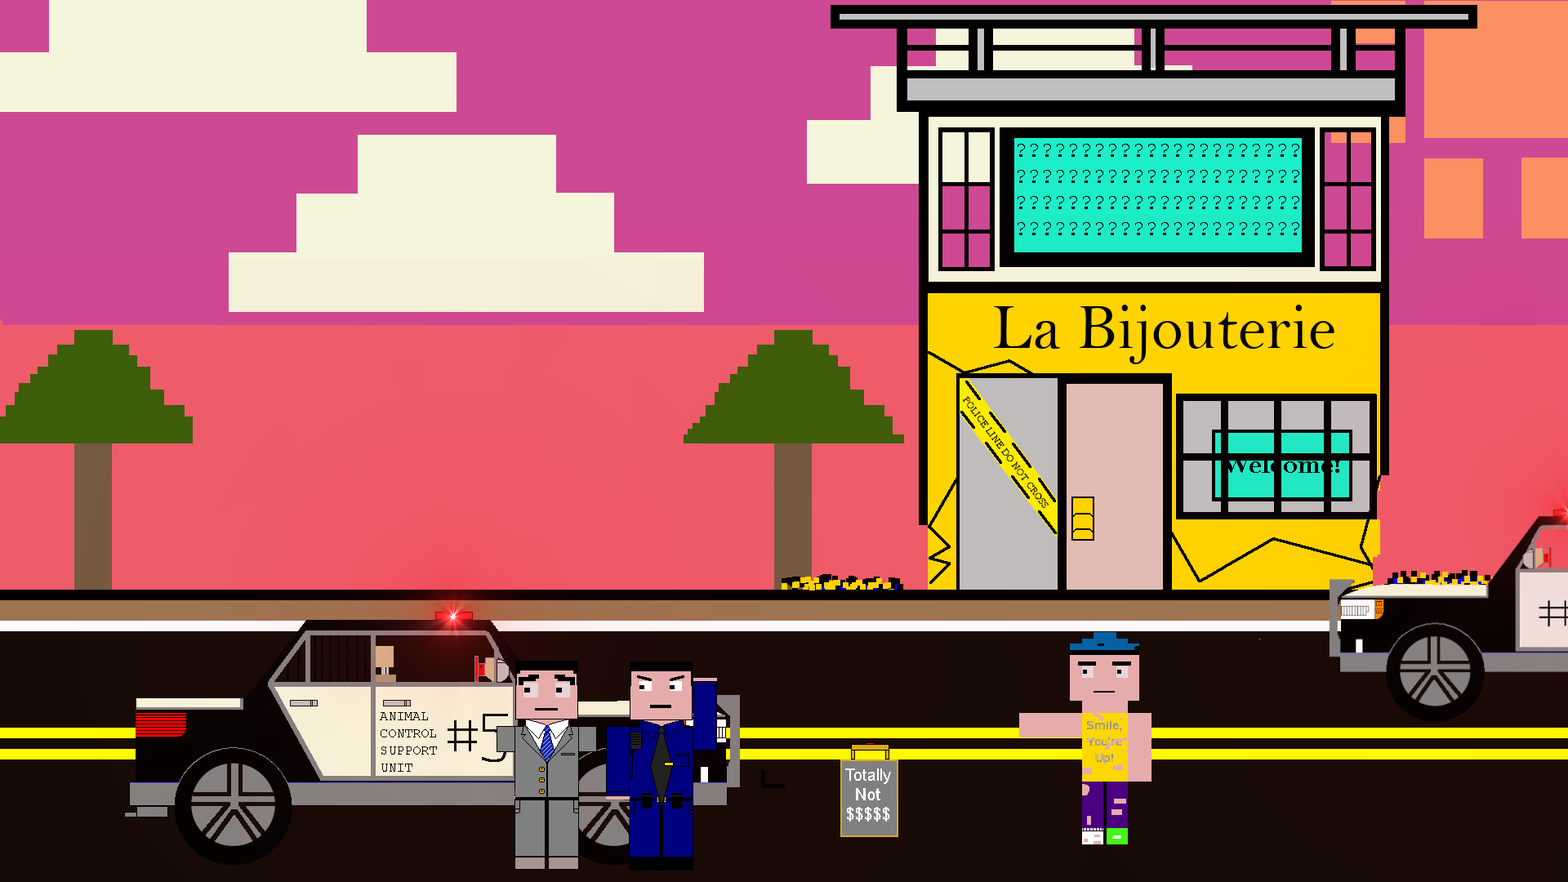
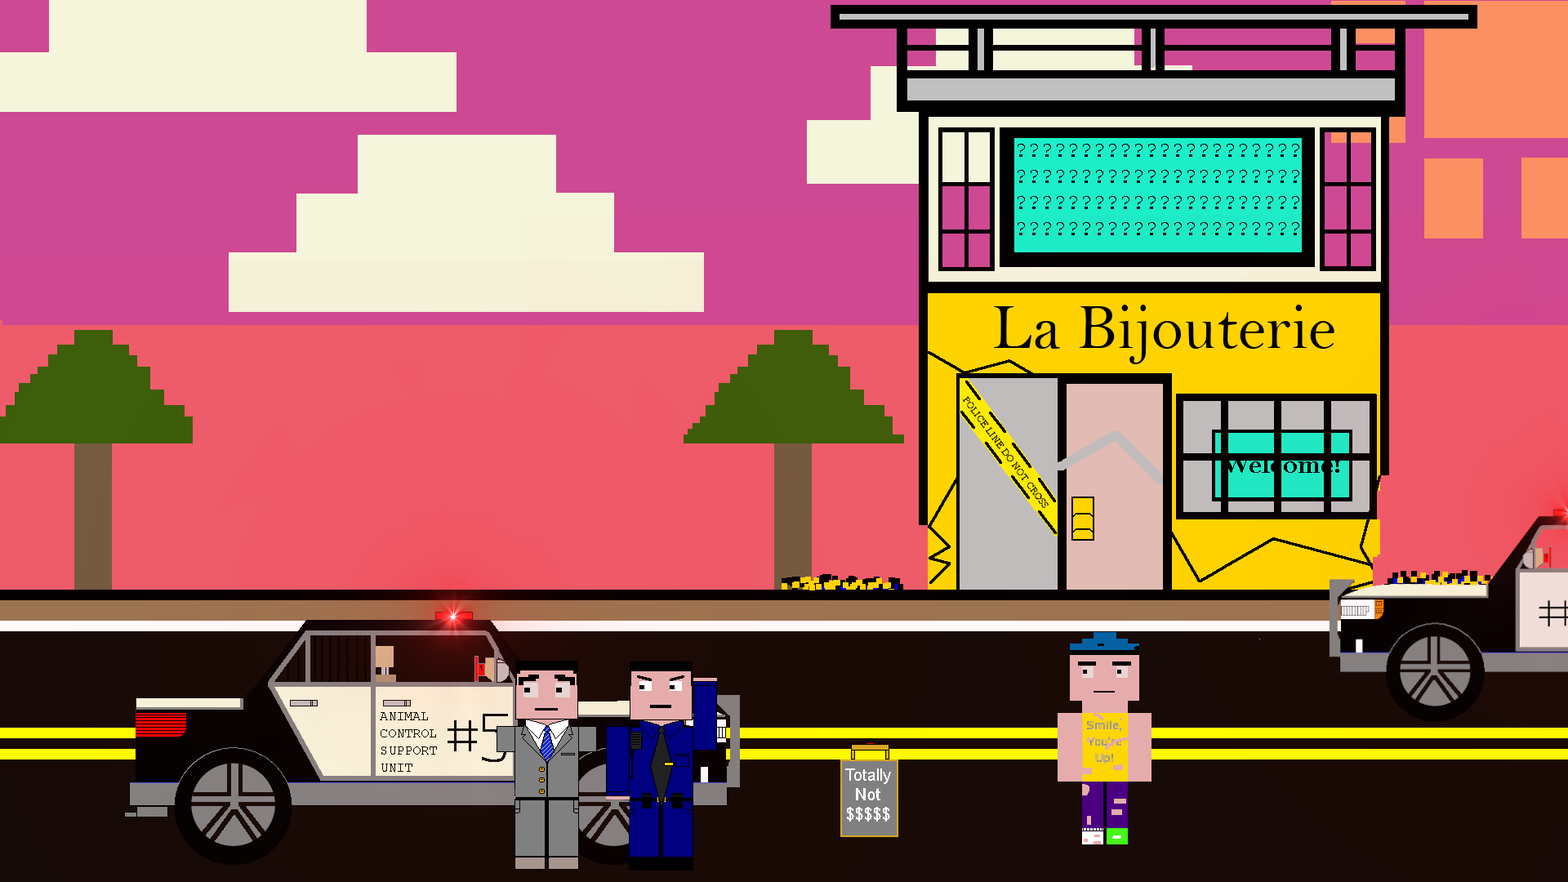
Revision of a layered 1568x882 image; what changed, layer by layer:
removed layer "arm" over [1019, 712, 1083, 739]
added layer "arm copy" above "Temporary Arm Cover" over [1056, 712, 1083, 782]
added layer "Background copy #8" above "Background copy #7" over [761, 431, 1163, 789]
hid "Background copy #7" over [761, 431, 1163, 789]